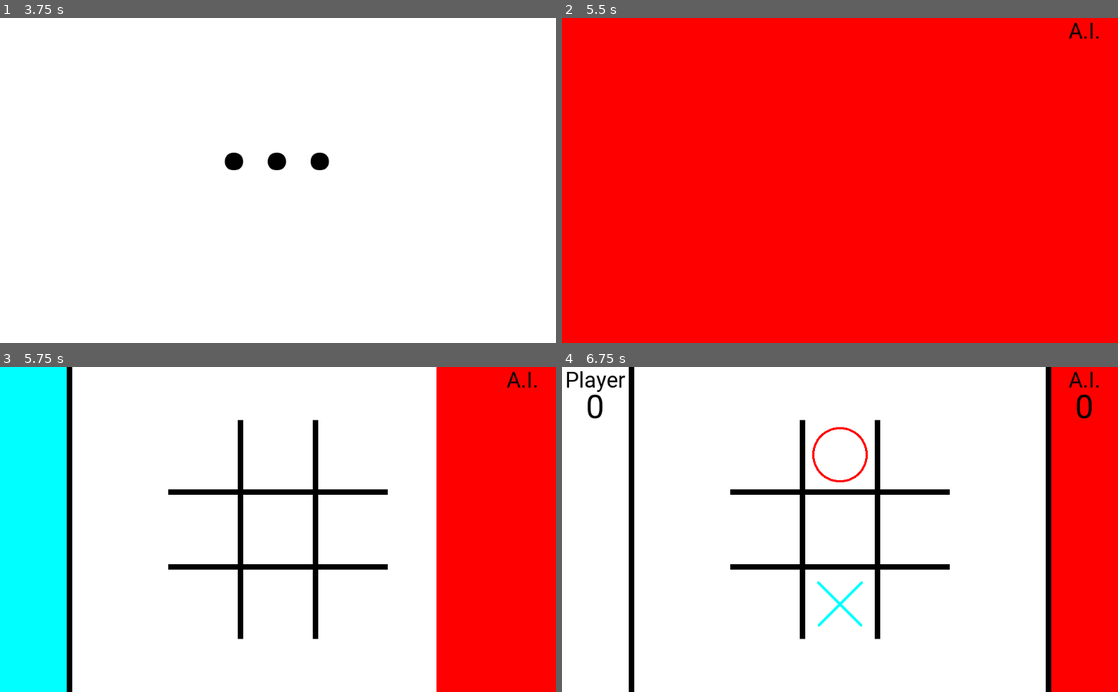
Above: before the commit, frames 1-4 (two rows, left to right).
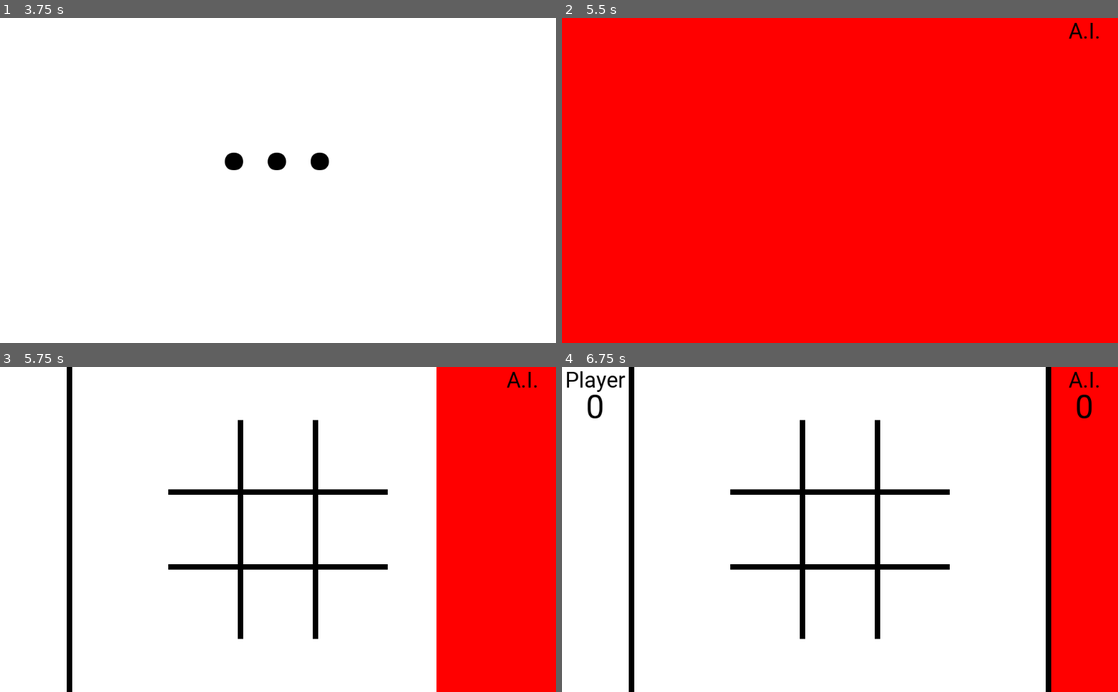
Above: after the commit, the same moments.

Repository: MGon025/CPSC481_Project
Game: Godot game, scene res://Board.tscn
Two runs of this game, one before a commit and one after it. Both use one fixed random seed, a clock stepped at 60 frames per second and the inputs below. Before the commit the project has no main scene; this scene is started directly in both runs.
Inputs (mouse positions are in pixels of both pictures, inside the frame that each line leads up to):
- Up to frame 1 (3.75 s): tap Enter at 0.5, 2.75 s; move the mouse to (205, 105) at 0.52 s; click (205, 105) at 0.67 s; tap Space at 1.25, 3.5 s; move the mouse to (278, 105) at 1.27 s; click (278, 105) at 1.42 s; move the mouse to (350, 105) at 2.02 s; click (350, 105) at 2.17 s; move the mouse to (205, 180) at 2.77 s; click (205, 180) at 2.92 s; move the mouse to (278, 180) at 3.52 s; click (278, 180) at 3.67 s
- Up to frame 2 (5.5 s): tap Enter at 4.25 s; move the mouse to (912, 180) at 4.27 s; click (912, 180) at 4.42 s; tap Space at 5 s; move the mouse to (767, 255) at 5.02 s; click (767, 255) at 5.17 s
- Up to frame 3 (5.75 s): no input
- Up to frame 4 (6.75 s): move the mouse to (840, 604) at 5.77 s; click (840, 604) at 5.92 s; move the mouse to (912, 604) at 6.52 s; click (912, 604) at 6.67 s

Frames 1-2 are identical in both runs. In frame 3, 12% of the frame differs, in the area x 0-12%, y 0-100%; in frame 4, 0.5%.

Commit message:
fixed _test_ai()

Diff:
--- a/board.gd
+++ b/board.gd
@@ -33,7 +33,8 @@
 
 # Called at 60fps. delta is time between frames.
 func _physics_process(delta):
-	_test_ai(delta)
+	if _player2bg.visible:
+		_test_ai(delta)
 #	pass
 
 
@@ -149,11 +150,10 @@
 # example of the ai making a decision after 5 seconds
 func _test_ai(delta):
 	_test_time += delta
-	if not player1_turn:
-		if _test_time >= 5:
-			_test_ai_click()
-		else:
-			print("waiting... " + str(_test_time))
+	if _test_time >= 5:
+		_test_ai_click()
+	else:
+		print("waiting... " + str(_test_time))
 
 
 # example of the player winning with tiles 0,4,8
--- a/project.godot
+++ b/project.godot
@@ -11,6 +11,7 @@
 [application]
 
 config/name="tictactoe"
+run/main_scene="res://Board.tscn"
 config/icon="res://icon.png"
 
 [debug]
